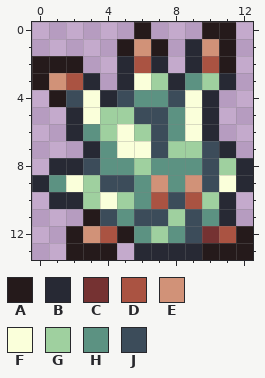
Edited in one commit: pixel-art sprite (Items/Armor/Vanity/ThornMask.png). Above, as it was before the edit.
The file is 26x28 pixels, drawn in blocks of 2x2; one block is one cell here.
Palette (. is transparent): A #251a1b  B #272934  C #753232  D #aa5342  E #d19278  F #faffda  G #9fd09f  H #5c9282  J #3c4c5a
Pixels before, first column x 0:
 0 ......A...AA.
 1 .....AEA.BEA.
 2 AAA..BDB.BDA.
 3 AEDB.BFGBHGB.
 4 .AJFBJHHJFB..
 5 ..BFGGJJHFB..
 6 ..BHGFGJHFB..
 7 ...BHFFJGGJB.
 8 .BBJHHGHHHJGB
 9 BHFGJJHEHEJFB
10 .BBGFGHDJDGB.
11 ...AJHJJGJHB.
12 ..AEDAHGHJCDA
13 ..AAA.BBBBAAA
And afterwards:
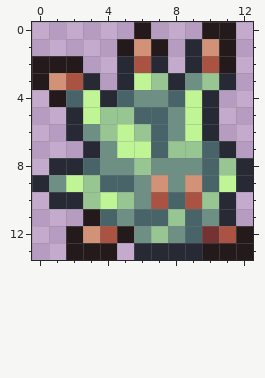
What changed:
colour F: #faffda -> #bff595
colour G: #9fd09f -> #97c692
colour H: #5c9282 -> #6e8f83
colour J: #3c4c5a -> #486468
